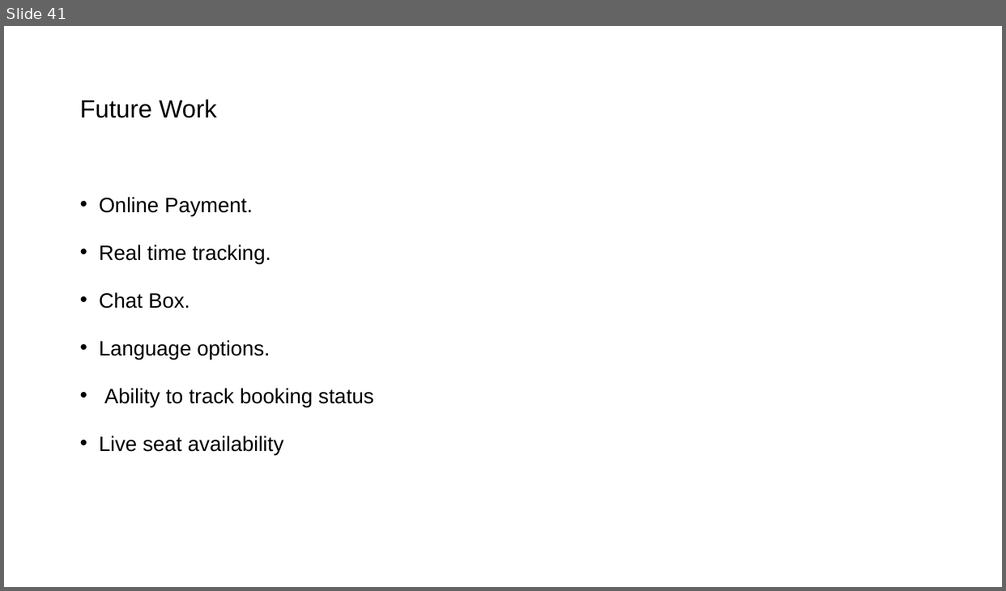
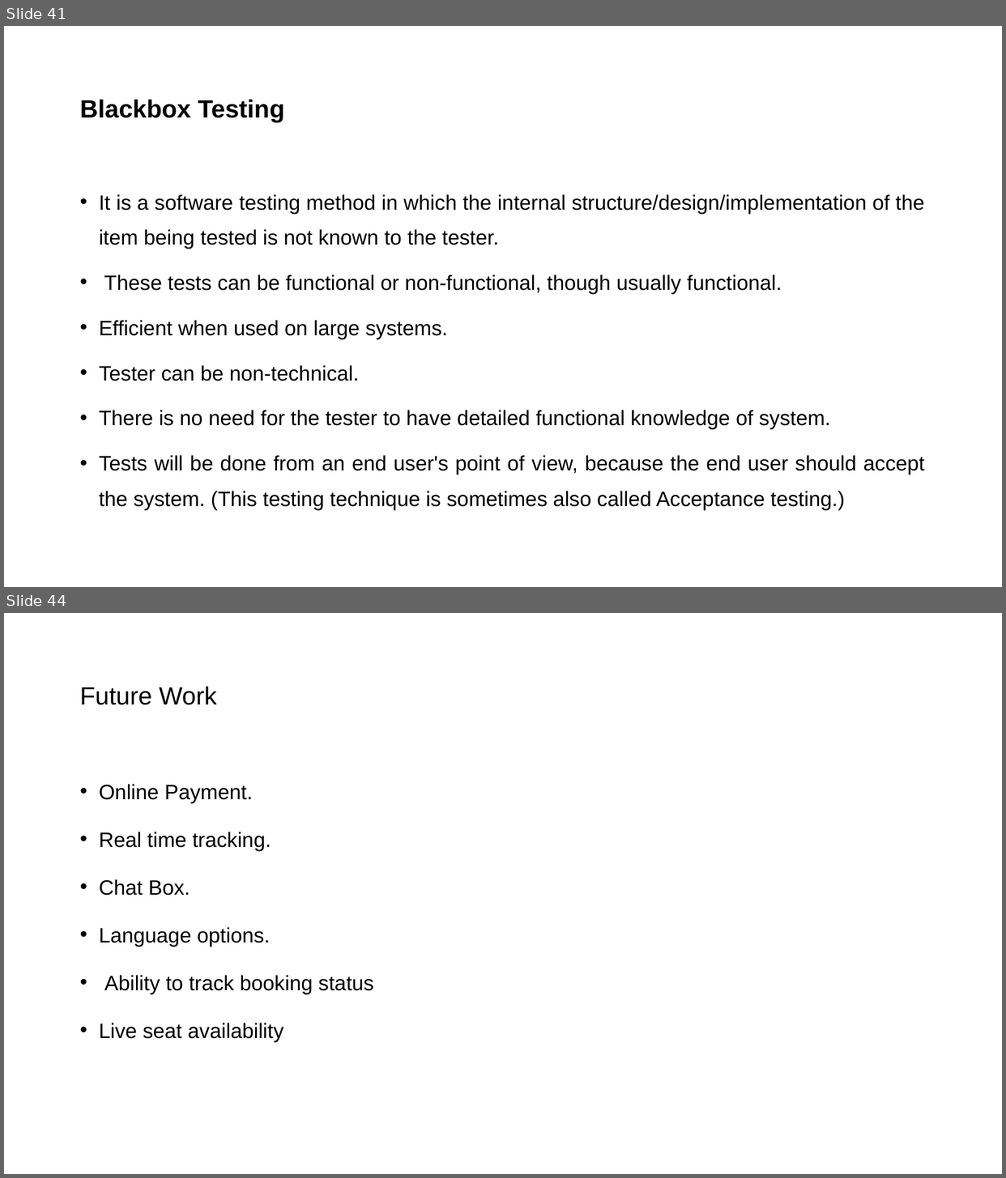
Before and after one commit to tenzing0070/Tour-Management-System, a slide deck: TMS presentation slide.pptx. Shown one above the other, each under a label of ours: slide 41 before the commit, slides 41 and 44 after it; the slides between them are not shown. The pictures are 1006x591 and 1006x1178 pixels, drawn with LibreOffice and Linux fonts; fonts in the diff are those of the drawing. Boxes give left, top, right and bottom in pixels: in the first picture for what was removed or moved away, otherwise in the second. Text is boxed around its words. In the diff, an @@ line names an element or a change of style, - is before the commit and + after.

```diff
--- a/TMS presentation slide.pptx
+++ b/TMS presentation slide.pptx
@@ slide 41 added at box(4, 26, 1002, 587), background #FFFFFF @@
@@ title added at box(80, 99, 284, 122), 24 pt, text #000000, bold @@
+Blackbox Testing
@@ text added at box(99, 194, 925, 511), 20 pt, text #000000 @@
+• It is a software testing method in which the internal structure/design/implementation of the item being tested is not known to the tester.
+• These tests can be functional or non-functional, though usually functional.
+• Efficient when used on large systems.
+• Tester can be non-technical.
+• There is no need for the tester to have detailed functional knowledge of system.
+• Tests will be done from an end user's point of view, because the end user should accept the system. (This testing technique is sometimes also called Acceptance testing.)
@@ what was slide 41 is now slide 44 @@
```
Also in this commit, not shown: 12 slides changed, 2 other slides added.
